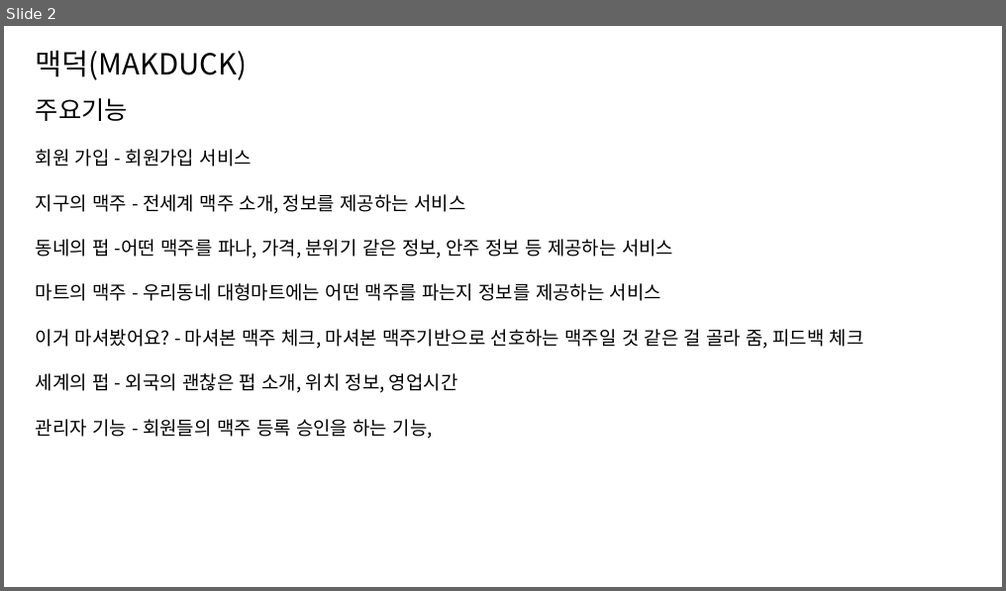
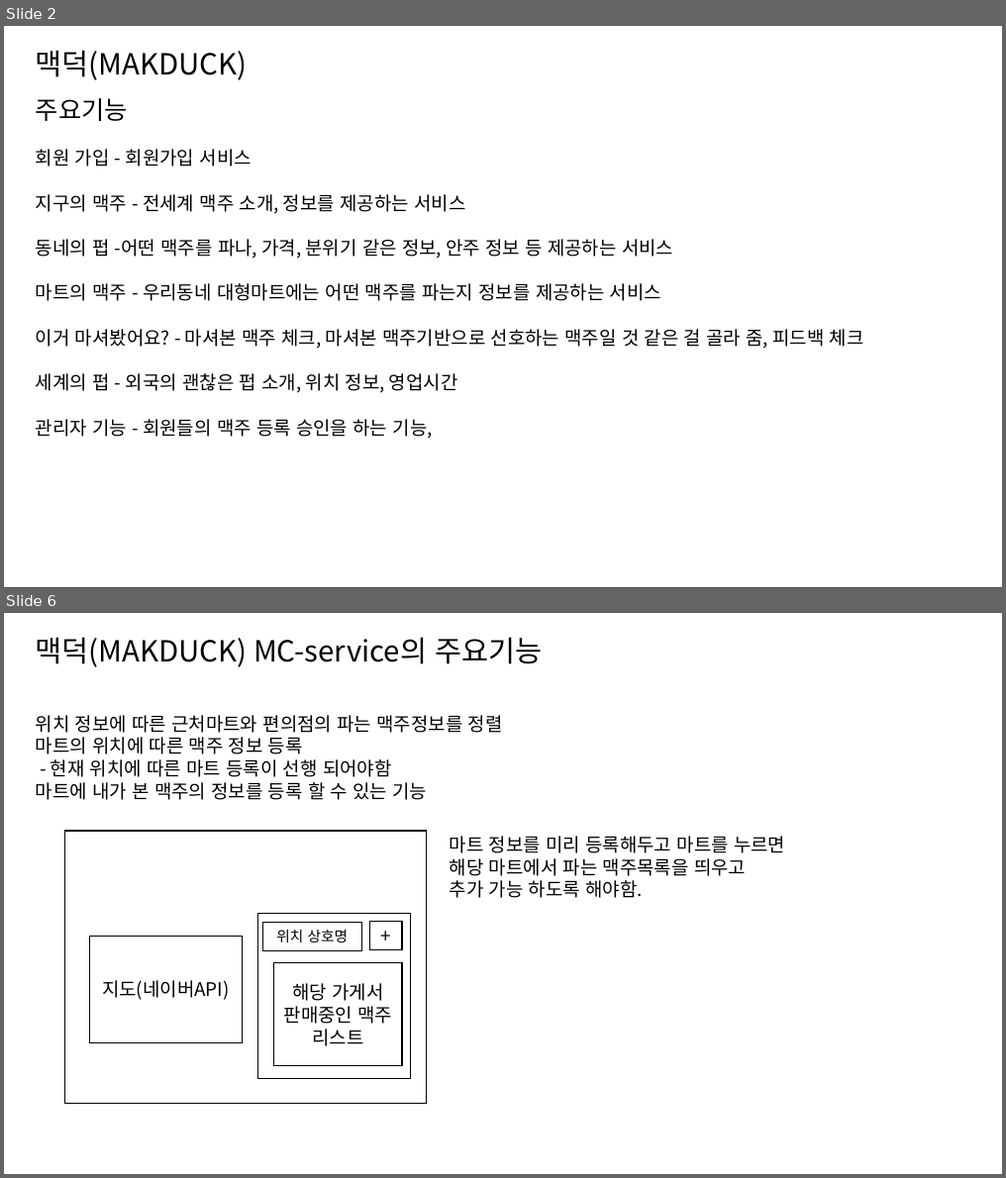
Before and after one commit to suleesulee/MAKDUCK, a slide deck: etc/MAKDUCK_suleesulee.pptx. Shown one above the other, each under a label of ours: slide 2 before the commit, slides 2 and 6 after it; the slides between them are not shown. The pictures are 1006x591 and 1006x1178 pixels, drawn with LibreOffice and Linux fonts; fonts in the diff are those of the drawing. Boxes give left, top, right and bottom in pixels: in the first picture for what was removed or moved away, otherwise in the second. Text is boxed around its words. In the diff, an @@ line names an element or a change of style, - is before the commit and + after.

```diff
--- a/etc/MAKDUCK_suleesulee.pptx
+++ b/etc/MAKDUCK_suleesulee.pptx
@@ slide 6 added at (4,613,1002,1174), background #FFFFFF @@
@@ text added at (36,637,542,667), 28 pt, text #000000 @@
+맥덕(MAKDUCK) MC-service의 주요기능
@@ text added at (36,715,503,800), 18 pt, text #000000 @@
+위치 정보에 따른 근처마트와 편의점의 파는 맥주정보를 정렬
+마트의 위치에 따른 맥주 정보 등록
+- 현재 위치에 따른 마트 등록이 선행 되어야함
+마트에 내가 본 맥주의 정보를 등록 할 수 있는 기능
@@ rectangle added at (64,831,427,1104), outline #000000 1 pt @@
@@ text added at (450,836,785,898), 18 pt, text #000000 @@
+마트 정보를 미리 등록해두고 마트를 누르면
+해당 마트에서 파는 맥주목록을 띄우고
+추가 가능 하도록 해야함.
@@ rectangle added at (90,937,242,1044), outline #000000 1 pt, 18 pt, text #000000 @@
+지도(네이버API)
@@ rectangle added at (258,914,411,1078), outline #000000 1 pt @@
@@ rectangle added at (262,922,361,951), outline #000000 1 pt, 14 pt, text #000000 @@
+위치 상호명
@@ rectangle added at (370,922,402,951), outline #000000 1 pt, 18 pt, text #000000 @@
++
@@ rectangle added at (274,963,402,1065), outline #000000 1 pt, 18 pt, text #000000 @@
+해당 가게서 판매중인 맥주 리스트
```
Also in this commit, not shown: 4 other slides added, 2 other files.
